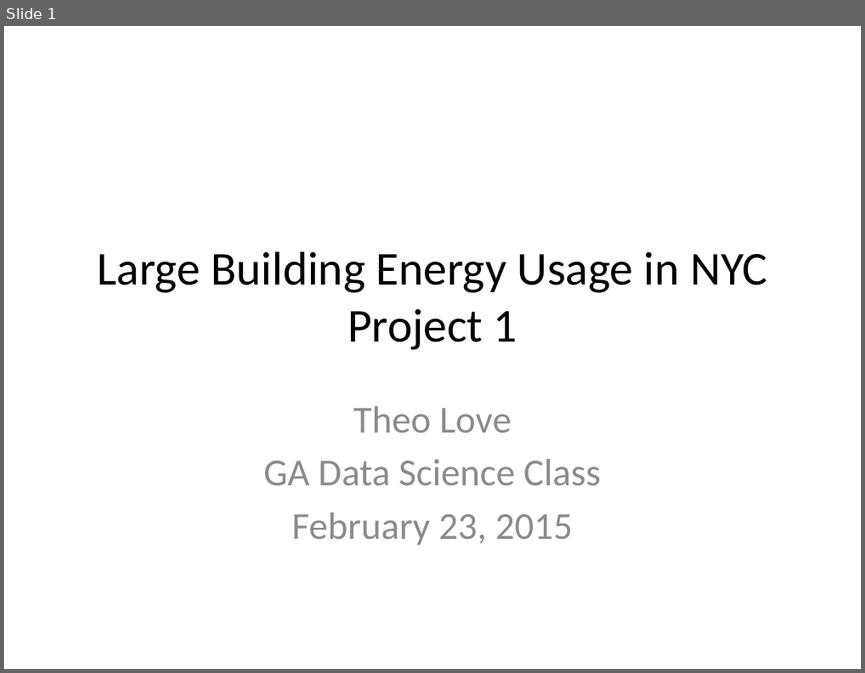
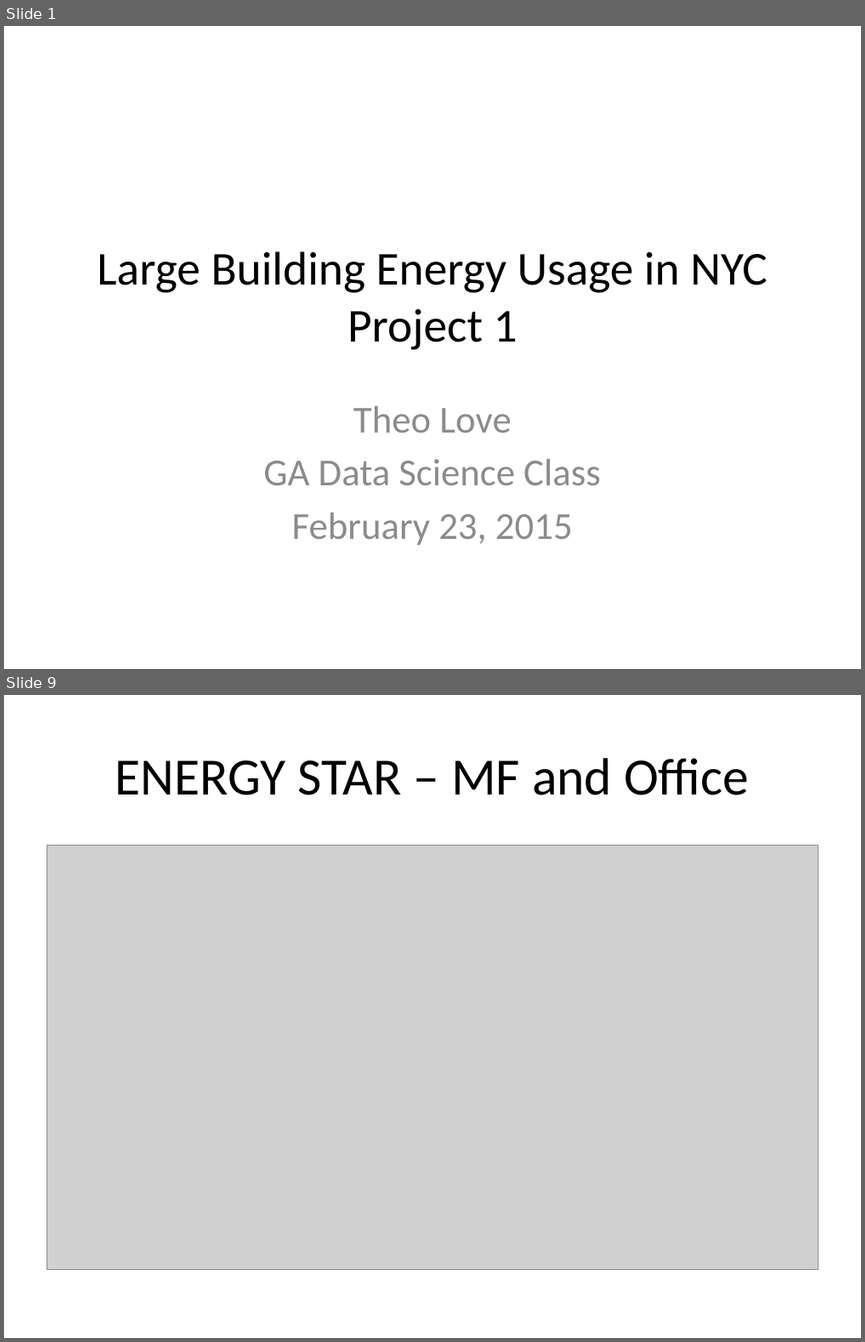
Before and after one commit to theolove/ga_project1_tlove, a slide deck: Projects/Project 1/Project1_Tlove Presentation.pptx. Shown one above the other, each under a label of ours: slide 1 before the commit, slides 1 and 9 after it; the slides between them are not shown. The pictures are 865x673 and 865x1342 pixels, drawn with LibreOffice and Linux fonts; fonts in the diff are those of the drawing; grey boxes stand for pictures. Boxes give left, top, right and bottom in pixels: in the first picture for what was removed or moved away, otherwise in the second. Text is boxed around its words. In the diff, an @@ line names an element or a change of style, - is before the commit and + after.

```diff
--- a/Projects/Project 1/Project1_Tlove Presentation.pptx
+++ b/Projects/Project 1/Project1_Tlove Presentation.pptx
@@ slide 9 added at (4, 695, 861, 1338), background #FFFFFF @@
@@ title added at (115, 758, 749, 795), 44 pt, text #000000 @@
+ENERGY STAR – MF and Office
@@ picture added at (46, 845, 818, 1269) @@
```
Also in this commit, not shown: 3 slides changed, 6 other slides added, 4 slides removed, 1 other file.
